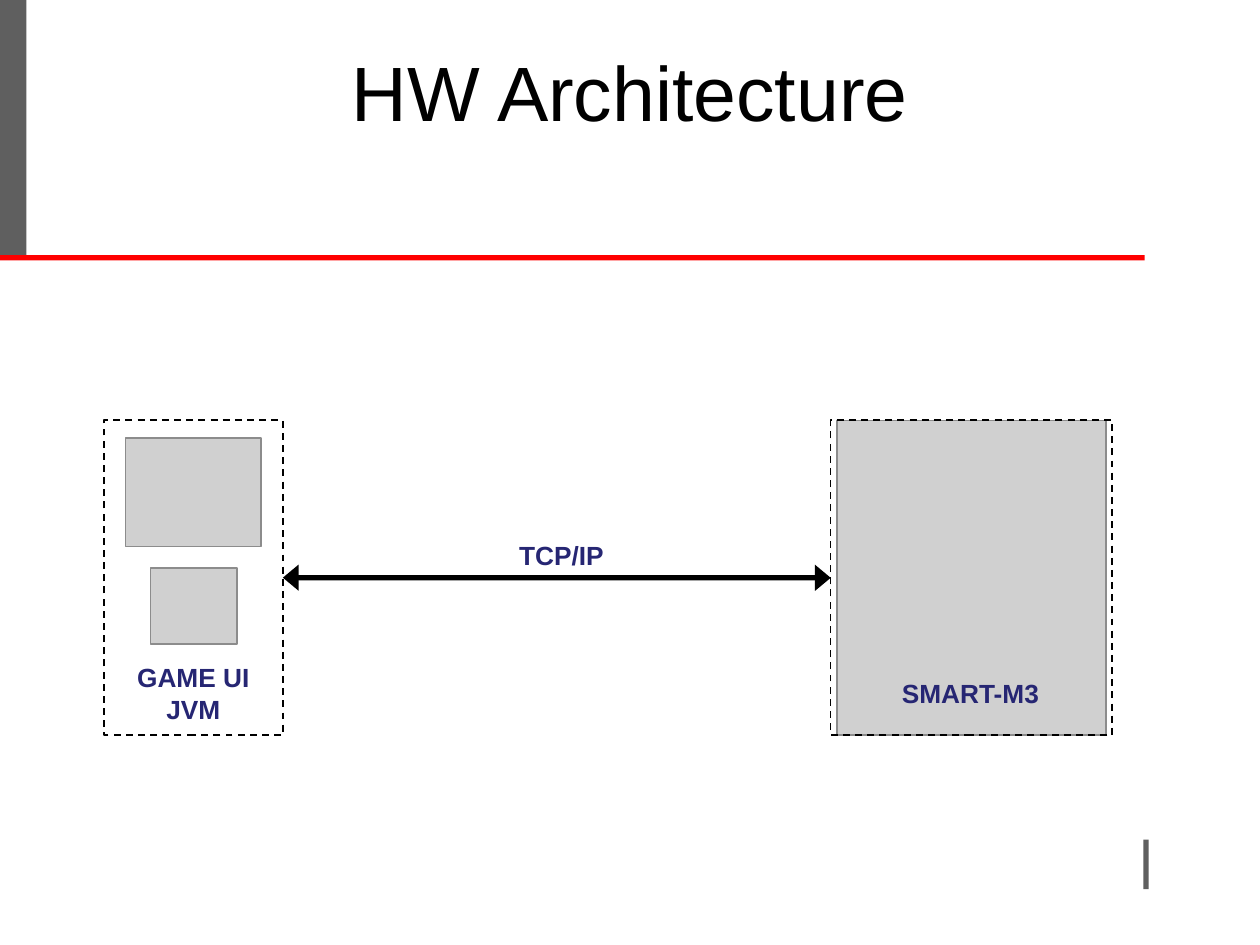
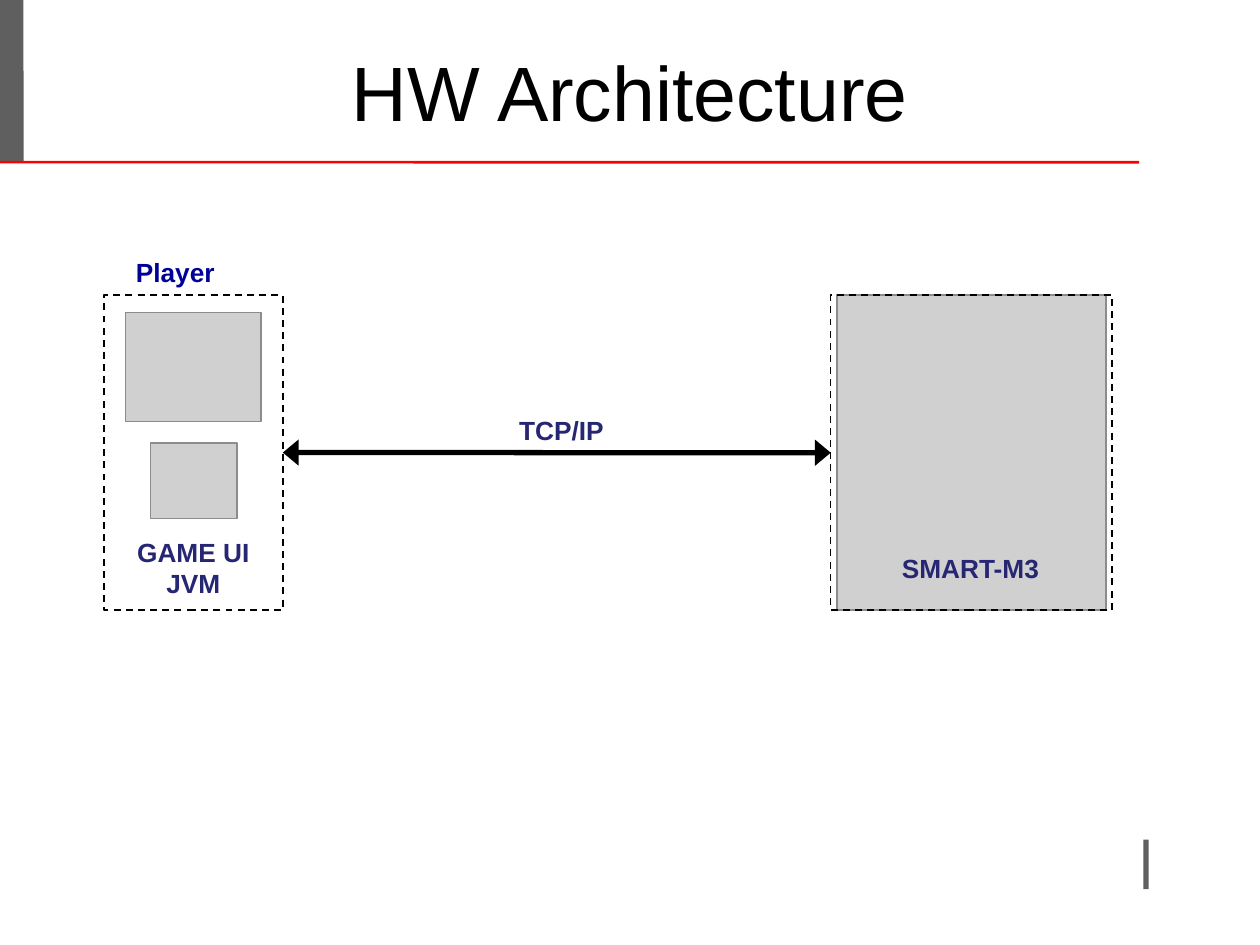
Before and after one commit to LeoIannacone/Rock-Paper-Scissors-Lizard-Spock, a slide deck: slide 3 of doc/ProjectTemplate.ppt. Drawn at 1260x945 pixels with LibreOffice and Linux fonts; fonts in the diff are those of the drawing; grey boxes stand for pictures; background and template pictures are left out. Boxes give left, top, right and bottom in pixels: in the first picture for what was removed or moved away, otherwise in the second. Text is boxed around its words. In the diff, an @@ line names an element or a change of style, - is before the commit and + after.

```diff
--- a/doc/ProjectTemplate.ppt
+++ b/doc/ProjectTemplate.ppt
@@ line moved from (13, 0) - (13, 258) to (11, 0) - (11, 163) @@
@@ line (11, 0) - (11, 163): stroke #5F5F5F 15 pt to #5F5F5F 13.49 pt @@
@@ line moved from (0, 258) - (1144, 258) to (0, 163) - (1139, 163) @@
@@ line (0, 163) - (1139, 163): stroke #FF0000 3 pt to #FF0000 1.5 pt @@
@@ text added at <box>136,263,215,288</box>, 15 pt, text #000099, bold @@
+Player
@@ 3 pictures, 3 texts, 2 rectangles, 1 double arrow: place and size @@
-3 pictures, 3 texts, 2 rectangles, 1 double arrow at <box>105,421,1113,736</box>
+3 pictures, 3 texts, 2 rectangles, 1 double arrow at <box>105,295,1113,610</box>
```
Also in this commit, not shown: 12 other slides changed, 8 other files.
